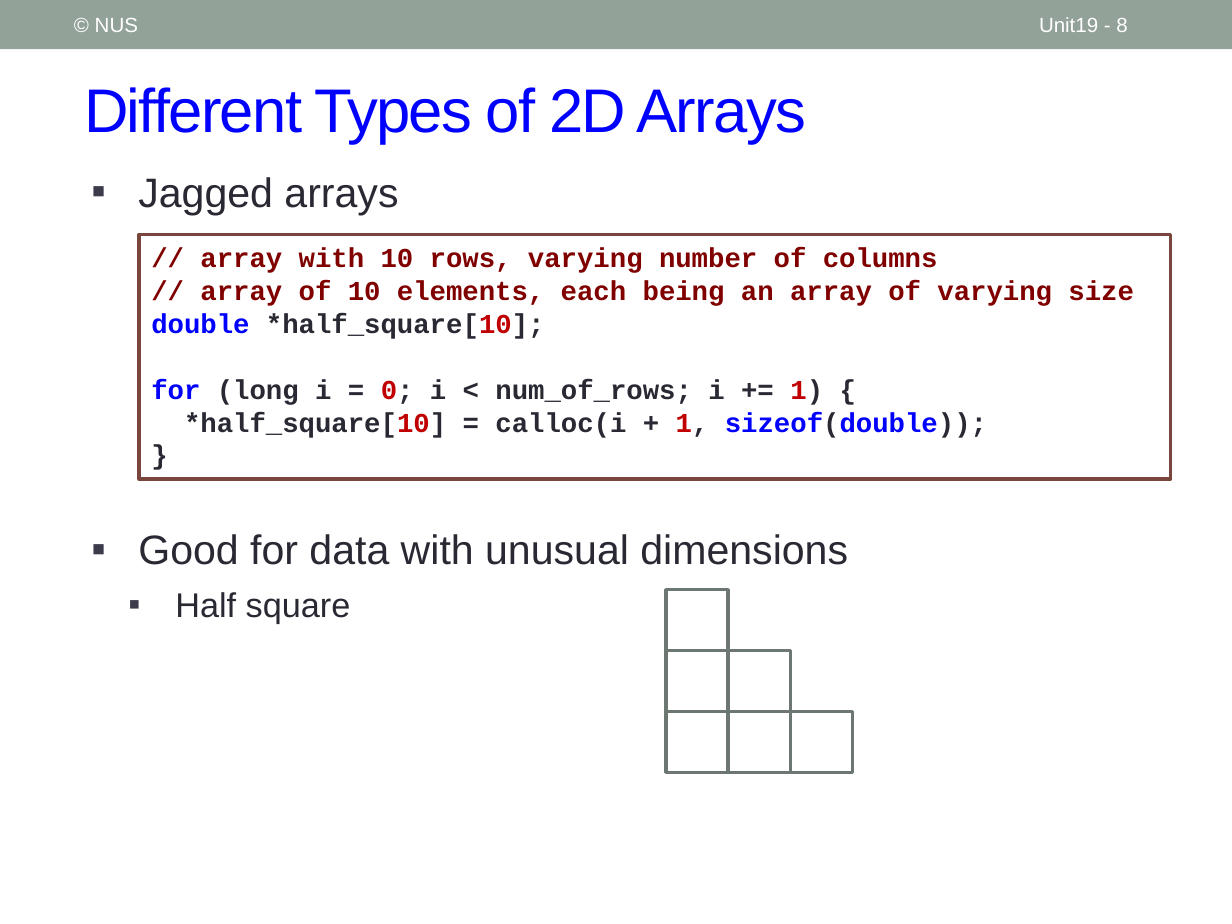
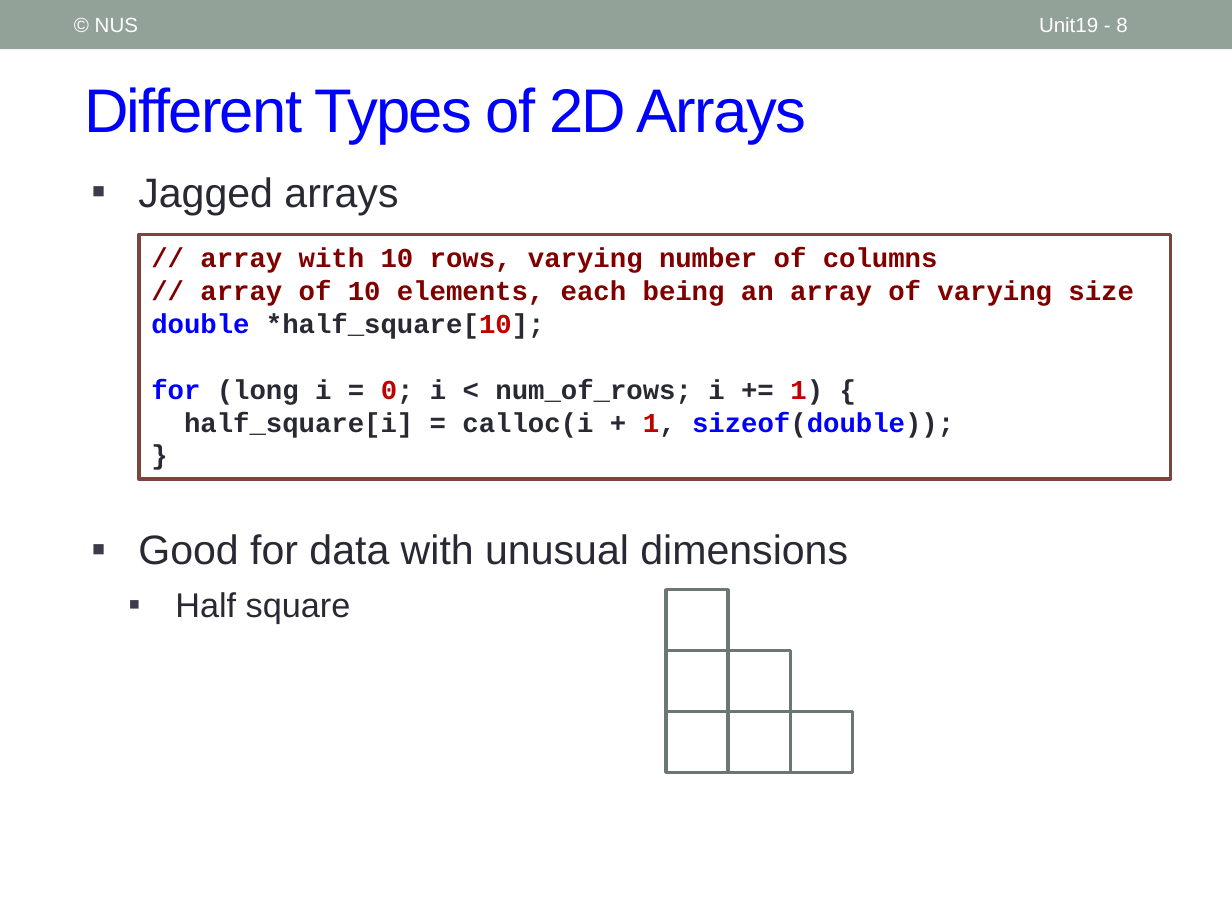
Before and after one commit to nus-cs1010-2021-s2/website, a slide deck: slide 8 of docs/slides/Unit19_Multi-Dimensional Arrays.pptx. Drawn at 1232x924 pixels with LibreOffice and Linux fonts; fonts in the diff are those of the drawing. Boxes give left, top, right and bottom in pixels: in the first picture for what was removed or moved away, otherwise in the second. Text is boxed around its words. In the diff, an @@ line names an element or a change of style, - is before the commit and + after.

```diff
--- a/docs/slides/Unit19_Multi-Dimensional Arrays.pptx
+++ b/docs/slides/Unit19_Multi-Dimensional Arrays.pptx
@@ text in rectangle at box(184, 412, 954, 438): text changed @@
-*half_square[10] = calloc(i + 1, sizeof(double));
+half_square[i] = calloc(i + 1, sizeof(double));
```
Also in this commit, not shown: 34 other files.
